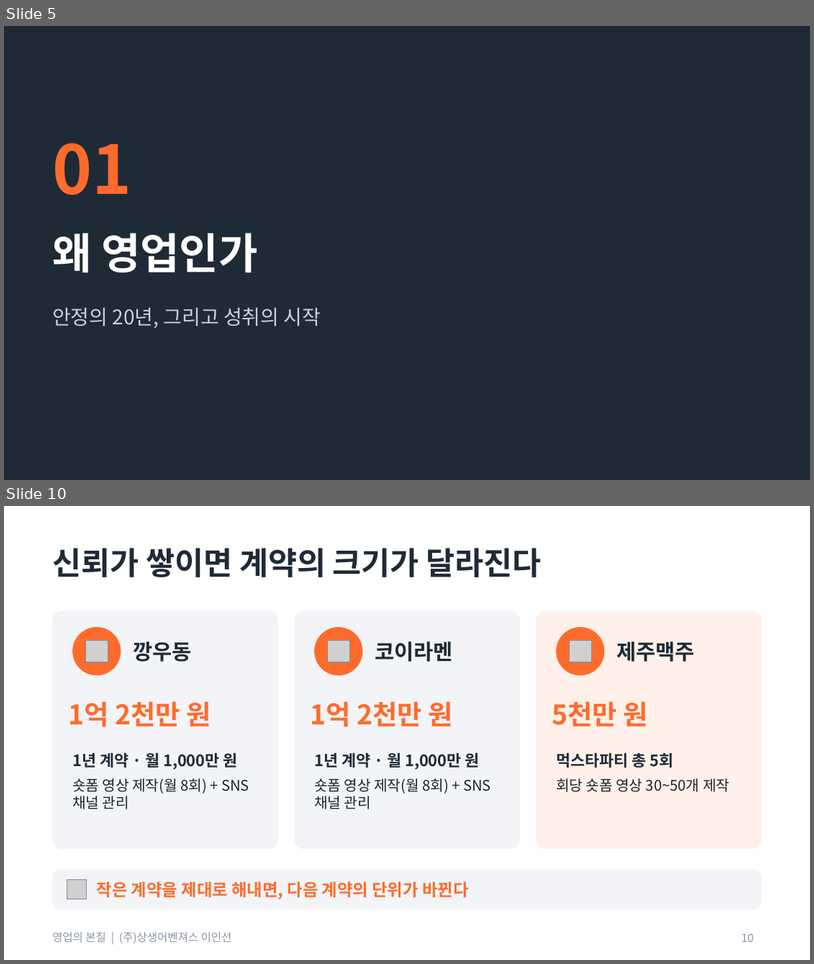
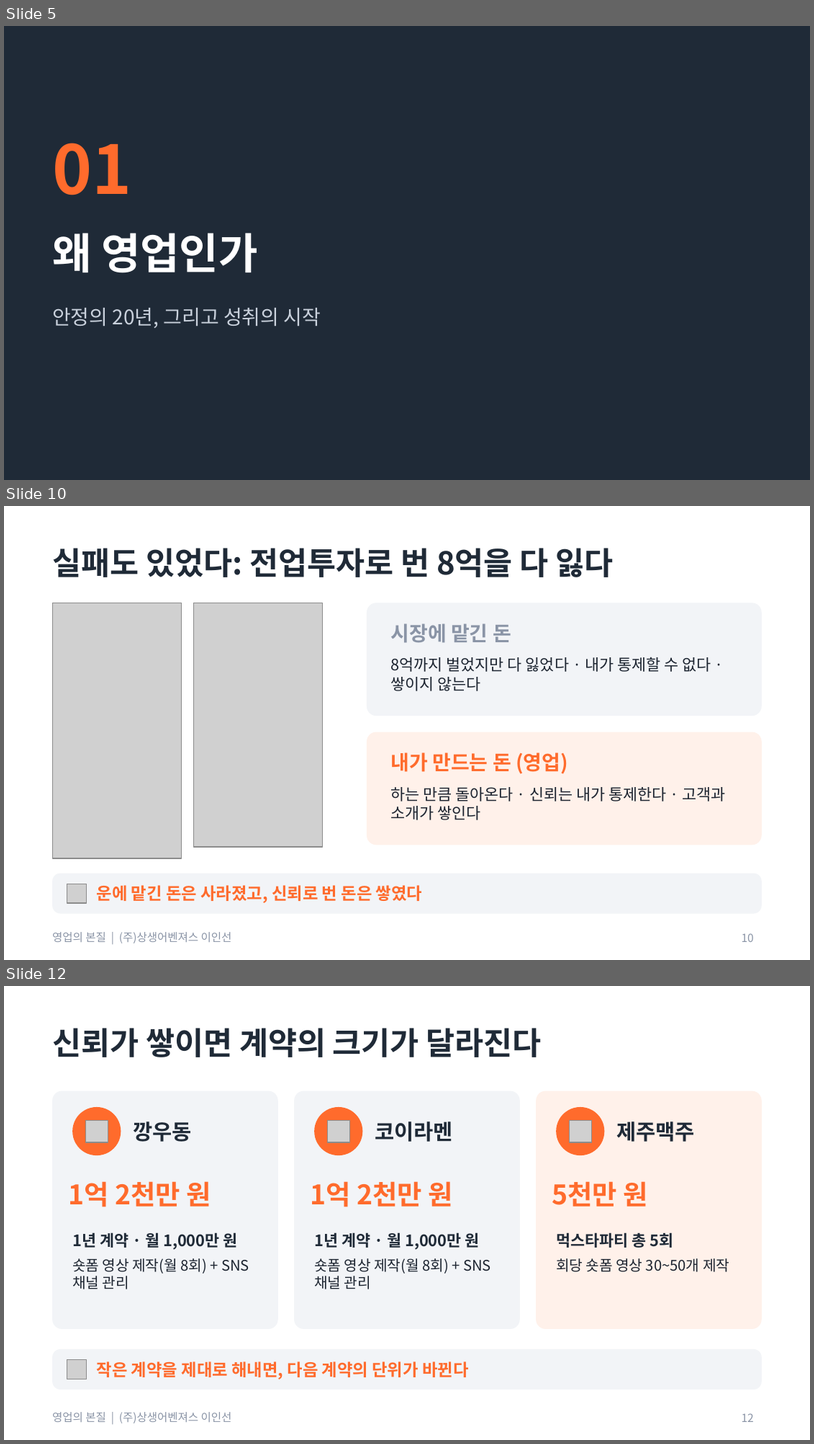
Before and after one commit to aspirinx79-crypto/cmo, a slide deck: docs/sales/영업의_본질_교육자료.pptx. Shown one above the other, each under a label of ours: slides 5 and 10 before the commit, slides 5, 10 and 12 after it; the slides between them are not shown. The pictures are 814x964 and 814x1444 pixels, drawn with LibreOffice and Linux fonts; fonts in the diff are those of the drawing; grey boxes stand for pictures. Boxes give left, top, right and bottom in pixels: in the first picture for what was removed or moved away, otherwise in the second. Text is boxed around its words. In the diff, an @@ line names an element or a change of style, - is before the commit and + after.

```diff
--- a/docs/sales/영업의_본질_교육자료.pptx
+++ b/docs/sales/영업의_본질_교육자료.pptx
@@ slide 10 added at [4, 506, 810, 960], background #FFFFFF; not listed: 1 template element that a slide beside it also shows @@
@@ title added at [52, 548, 613, 577], 28 pt, text #1F2A37, bold @@
+실패도 있었다: 전업투자로 번 8억을 다 잃다
@@ picture added at [52, 602, 181, 858] @@
@@ picture added at [193, 602, 322, 847] @@
@@ rounded rectangle added at [367, 602, 762, 716], fill #F2F4F7 @@
@@ text added at [391, 623, 512, 643], 18 pt, text #8A94A6, bold @@
+시장에 맡긴 돈
@@ text added at [391, 656, 711, 691], 14 pt, text #1C2430 @@
+8억까지 벌었지만 다 잃었다 · 내가 통제할 수 없다 · 쌓이지 않는다
@@ rounded rectangle added at [367, 732, 762, 844], fill #FFF1EA @@
@@ text added at [391, 752, 568, 774], 18 pt, text #FF6B2C, bold @@
+내가 만드는 돈 (영업)
@@ text added at [391, 787, 726, 820], 14 pt, text #1C2430 @@
+하는 만큼 돌아온다 · 신뢰는 내가 통제한다 · 고객과 소개가 쌓인다
@@ rounded rectangle added at [52, 873, 762, 914], fill #F2F4F7 @@
@@ picture added at [67, 883, 86, 903] @@
@@ text added at [97, 885, 422, 903], 15 pt, text #FF6B2C, bold @@
+운에 맡긴 돈은 사라졌고, 신뢰로 번 돈은 쌓였다
@@ page number added at [742, 933, 754, 942], 10 pt, text #8A94A6 @@
+10
@@ what was slide 10 is now slide 12 @@
@@ page number at [742, 1413, 754, 1422]: text changed @@
-10
+12
```
Also in this commit, not shown: 6 slides changed, 1 other slide added, 9 other files.
